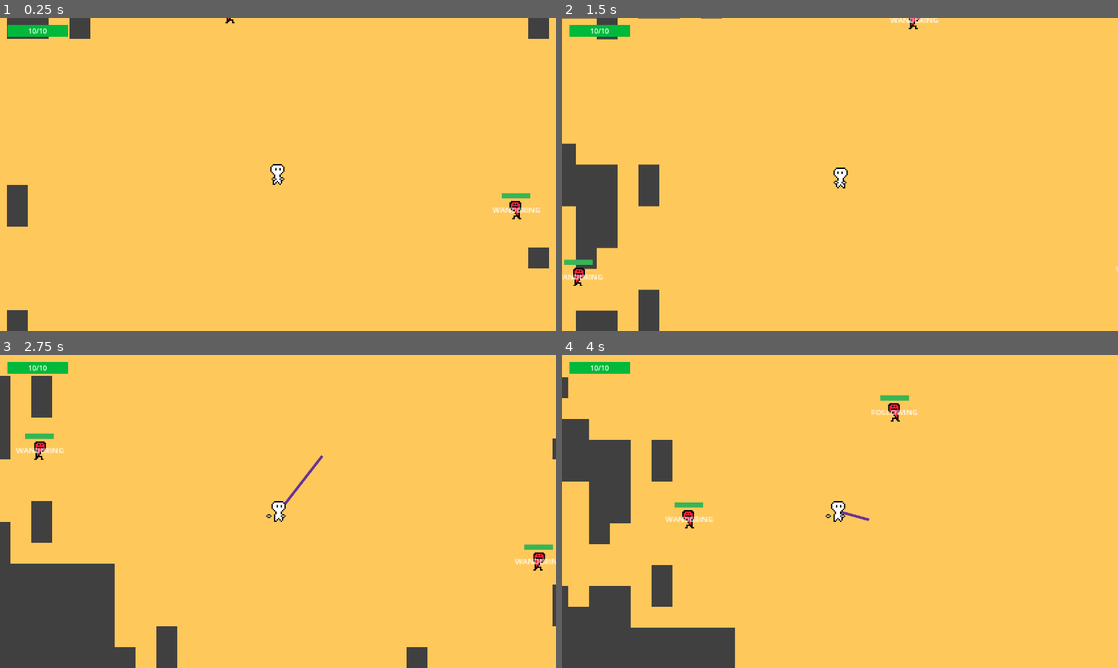
Above: before the commit, frames 1-4 (two rows, left to right).
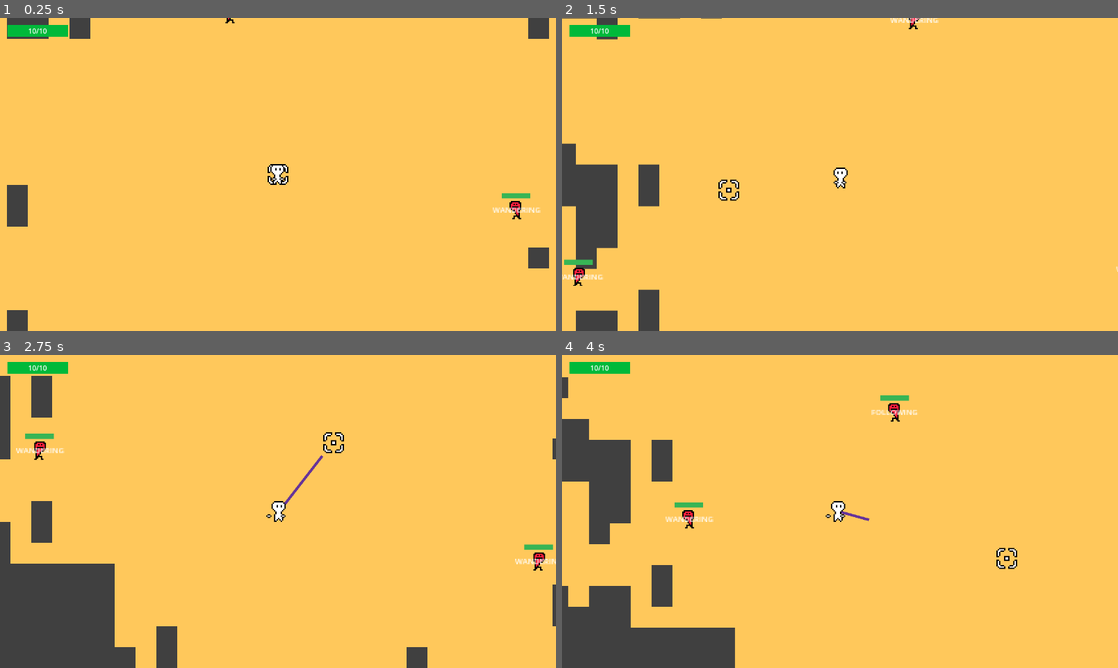
Above: after the commit, the same moments.

Repository: jelmersnippe/punching-game
Game: Godot game, scene res://main.tscn
Same seed, same stepped clock (60 frames per second), same inputs: the game is played once before the commit and once after it.
Inputs (mouse positions are in pixels of both pictures, inside the frame that each line leads up to):
- Up to frame 1 (0.25 s): no input
- Up to frame 2 (1.5 s): move the mouse to (962, 158) at 0.52 s; press the mouse at (962, 158) at 0.53 s; hold D (move_right) 0.53-1.28 s; move the mouse to (728, 190) at 1.27 s; release the mouse at (728, 190) at 1.28 s; hold S (move_down) from 1.28 s (still down); click (728, 190) at 1.35 s
- Up to frame 3 (2.75 s): move the mouse to (333, 442) at 2.02 s; release S (move_down) at 2.03 s; press the mouse at (333, 442) at 2.03 s; hold D (move_right) from 2.03 s (still down)
- Up to frame 4 (4 s): move the mouse to (812, 574) at 2.77 s; release D (move_right) at 2.78 s; release the mouse at (812, 574) at 2.78 s; hold W (move_up) 2.78-3.53 s; click (812, 574) at 2.85 s; move the mouse to (1006, 558) at 3.52 s; press the mouse at (1006, 558) at 3.53 s; hold A (move_left) from 3.53 s (still down)

The runs differ from the first frame. In frame 1, less than 0.1% of the frame differs, in the area x 48-52%, y 46-54%; in frame 2, 0.1%; in frame 3, 0.1%, in the area x 58-62%, y 24-32%; in frame 4, 0.1%.

Commit message:
Add mouse following crosshair

Diff:
--- /dev/null
+++ b/crosshair.gd
@@ -0,0 +1,5 @@
+extends Sprite2D
+
+func _process(delta):
+	var mouse_position = get_global_mouse_position()
+	global_position = mouse_position
--- /dev/null
+++ b/crosshair.tscn
@@ -0,0 +1,8 @@
+[gd_scene load_steps=3 format=3 uid="uid://ohm5b1oc5waw"]
+
+[ext_resource type="Texture2D" uid="uid://c7iv41tk6viha" path="res://sprites/crosshair.png" id="1_0wckq"]
+[ext_resource type="Script" path="res://crosshair.gd" id="2_3g5x8"]
+
+[node name="Crosshair" type="Sprite2D"]
+texture = ExtResource("1_0wckq")
+script = ExtResource("2_3g5x8")
--- a/main.tscn
+++ b/main.tscn
@@ -1,10 +1,11 @@
-[gd_scene load_steps=6 format=3 uid="uid://brqk2ou1f2rle"]
+[gd_scene load_steps=7 format=3 uid="uid://brqk2ou1f2rle"]
 
 [ext_resource type="Script" path="res://game_manager.gd" id="1_r6xi6"]
 [ext_resource type="Script" path="res://map_generator.gd" id="1_uxtxt"]
 [ext_resource type="TileSet" uid="uid://b6n5fjkbmrfjh" path="res://arena.tres" id="2_3naeh"]
 [ext_resource type="PackedScene" uid="uid://desk13aq7n5bm" path="res://ui.tscn" id="5_6mjw4"]
 [ext_resource type="PackedScene" uid="uid://dpukfjaytn7gw" path="res://player_camera.tscn" id="5_2414d"]
+[ext_resource type="PackedScene" uid="uid://ohm5b1oc5waw" path="res://crosshair.tscn" id="6_1bh30"]
 
 [node name="Main" type="Node2D"]
 script = ExtResource("1_r6xi6")
@@ -25,6 +26,8 @@
 tile_set = ExtResource("2_3naeh")
 format = 2
 
+[node name="Crosshair" parent="." instance=ExtResource("6_1bh30")]
+
 [connection signal="player_spawned" from="." to="UI" method="_on_main_player_spawned"]
 [connection signal="player_spawned" from="." to="PlayerCamera" method="_on_main_player_spawned"]
 [connection signal="map_generated" from="MapGenerator" to="." method="_on_map_generator_map_generated"]
Binary file added: sprites/crosshair.ase
Binary file added: sprites/crosshair.png
Not shown, added: sprites/crosshair.png.import
